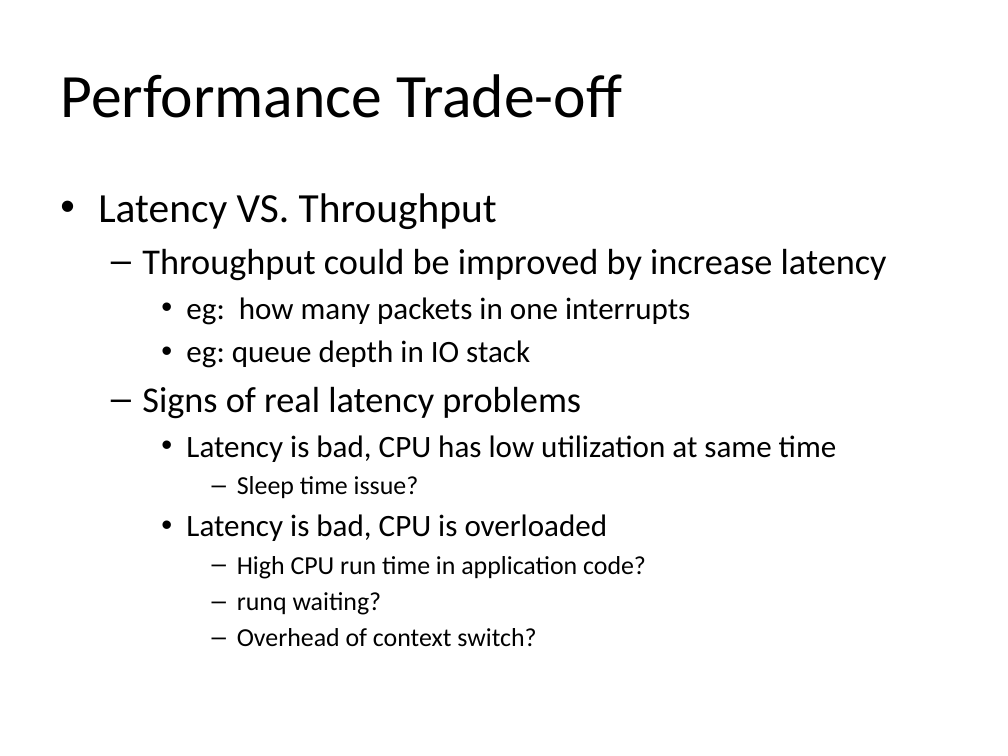
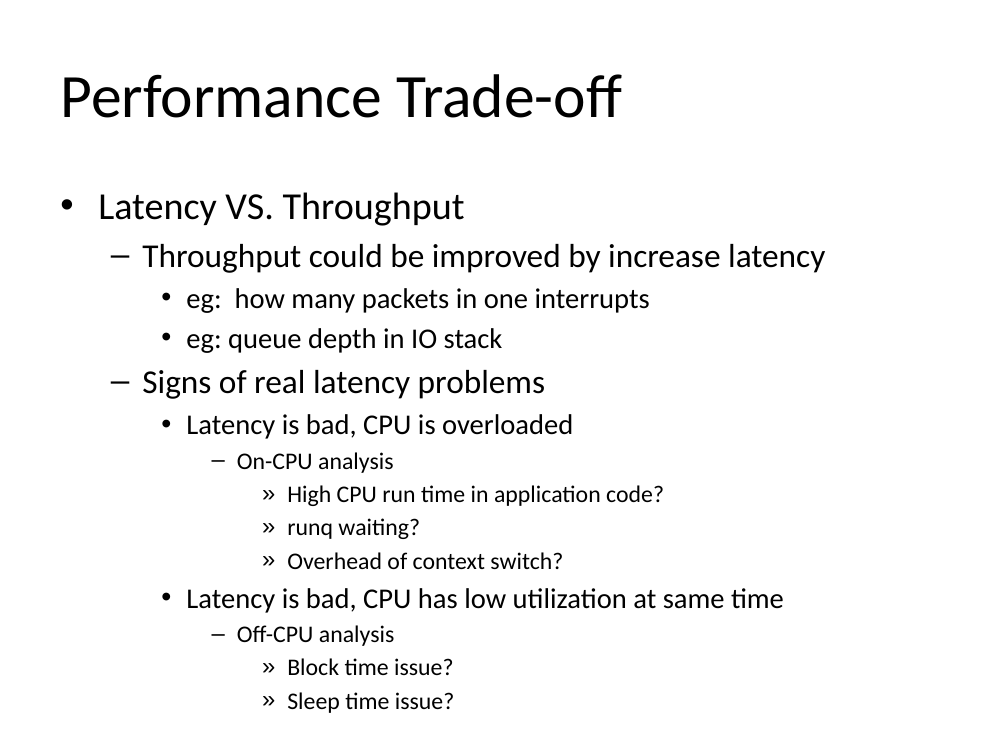
Before and after one commit to yangoliver/mydoc, a slide deck: slide 4 of slides/2016/linux_latency_breakdown.pptx. Drawn at 1008x756 pixels with LibreOffice and Linux fonts; fonts in the diff are those of the drawing. Boxes give left, top, right and bottom in pixels: in the first picture for what was removed or moved away, otherwise in the second. Text is boxed around its words. In the diff, an @@ line names an element or a change of style, - is before the commit and + after.

```diff
--- a/slides/2016/linux_latency_breakdown.pptx
+++ b/slides/2016/linux_latency_breakdown.pptx
@@ text at [98, 192, 825, 569]: size 29.6 to 27.2 pt in "Latency VS. Throughput"; size 25.9 to 23.8 pt in "Throughput could be improved by increase latency", "Signs of real latency problems"; size 22.2 to 20.4 pt in "eg: how many packets in one interrupts", "eg: queue depth in IO stack", "Latency is bad, CPU is overloaded"; size 18.5 to 17 pt in "High CPU run time in application code?", "runq waiting?", "Overhead of context switch?"; bullet – to »; list level 4 to 5 in "High CPU run time in ..."; list level 4 to 5 in "runq waiting?"; list level 4 to 5 in "Overhead of context switch?" @@
@@ text at [186, 435, 837, 499]: paragraphs removed @@
-    • Latency is bad, CPU has low utilization at same time
-      – Sleep time issue?
@@ text at [237, 452, 393, 473]: paragraph added @@
+      – On-CPU analysis
@@ text at [186, 588, 784, 675]: paragraphs added @@
+    • Latency is bad, CPU has low utilization at same time
+      – Off-CPU analysis
+        » Block time issue?
+        » Sleep time issue?
```
Also in this commit, not shown: 9 other slides changed, 4 slides removed.
